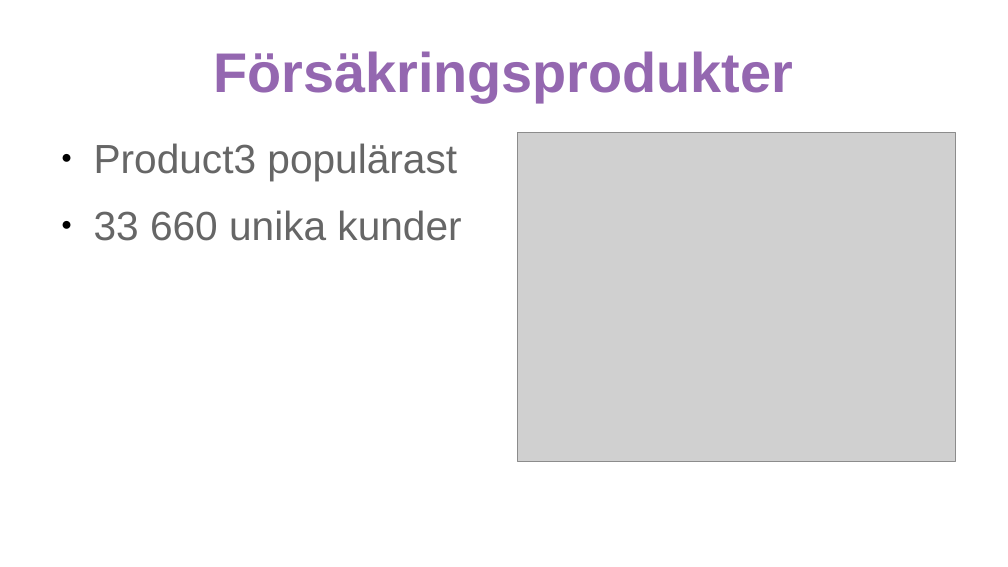
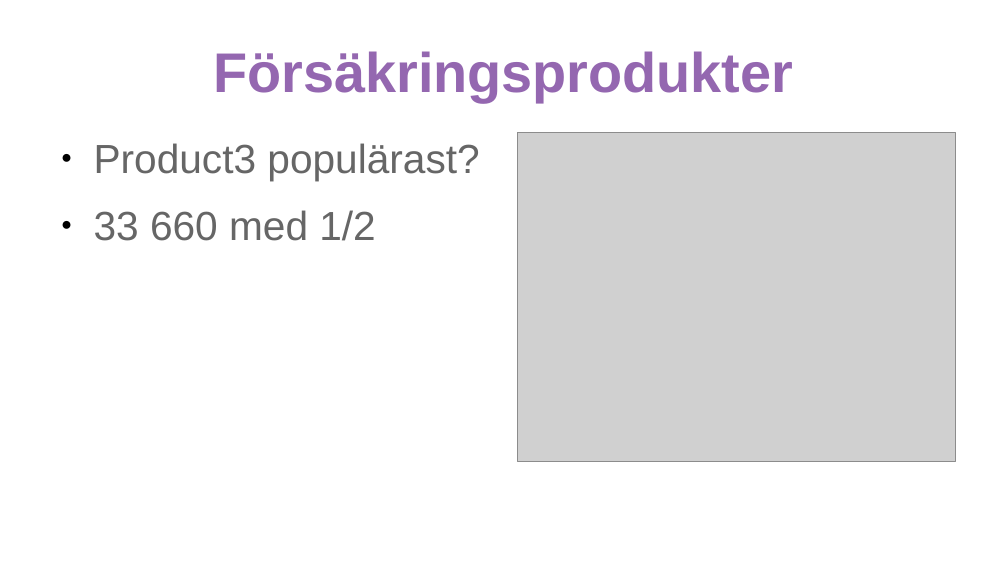
Before and after one commit to samfromsatc/payment_method_case_if, a slide deck: slide 7 of presentation_payment_method.odp. Drawn at 1008x567 pixels with LibreOffice and Linux fonts; fonts in the diff are those of the drawing; grey boxes stand for pictures. Boxes give left, top, right and bottom in pixels: in the first picture for what was removed or moved away, otherwise in the second. Text is boxed around its words. In the diff, an @@ line names an element or a change of style, - is before the commit and + after.

```diff
--- a/presentation_payment_method.odp
+++ b/presentation_payment_method.odp
@@ text at (x1=94, y1=143, x2=479, y2=241): text changed @@
-● Product3 populärast
-● 33 660 unika kunder
+● Product3 populärast?
+● 33 660 med 1/2
```
Also in this commit, not shown: 1 other slide changed, 11 other files.
